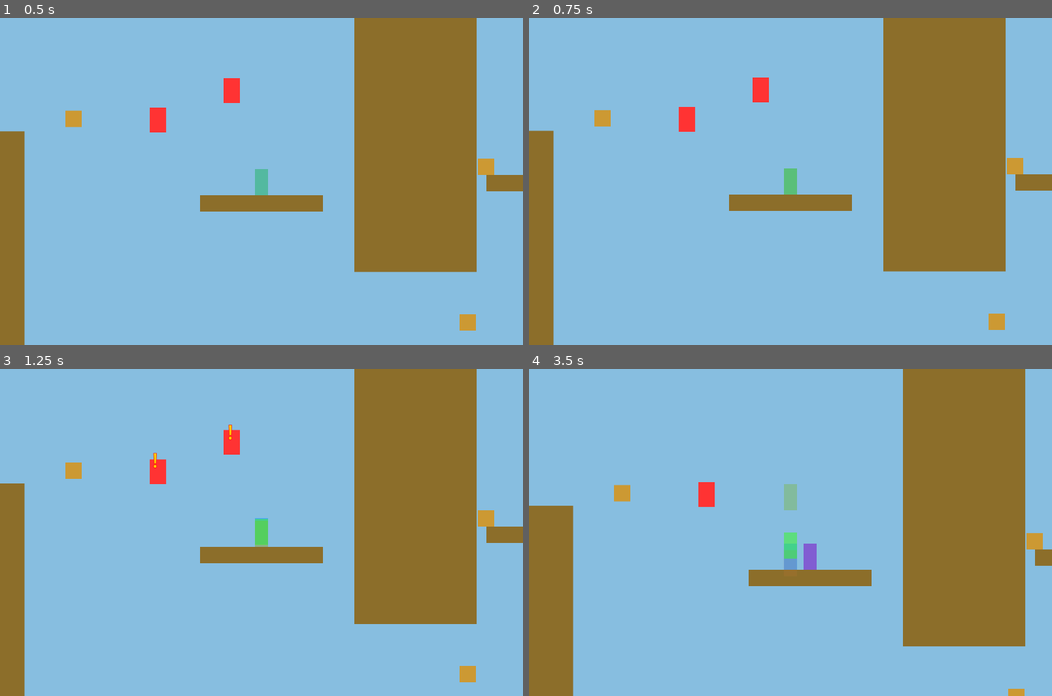
Above: before the commit, frames 1-4 (two rows, left to right).
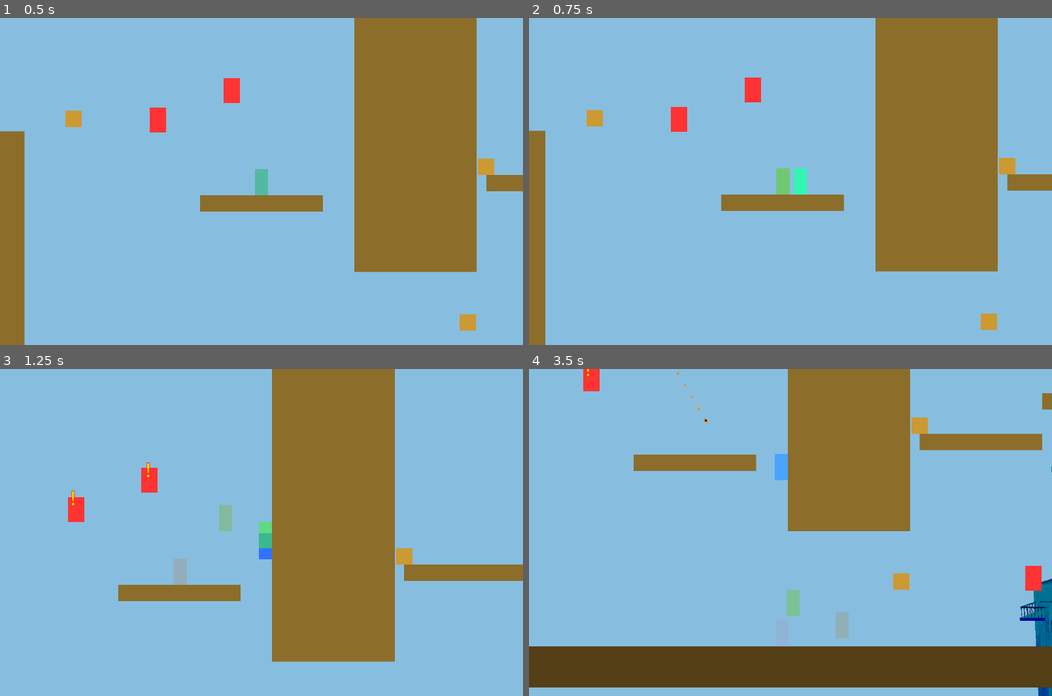
Above: after the commit, the same moments.

Repository: WenyeZhou51/MinuteMark
Game: Godot game, scene res://level.tscn
The game is run twice, just before and just after one commit, with the same random seed, the same clock (stepped at 60 frames per second) and the same inputs. Sound files missing from this copy of the repository are replaced by a short silence.
Inputs (mouse positions are in pixels of both pictures, inside the frame that each line leads up to):
- Up to frame 1 (0.5 s): no input
- Up to frame 2 (0.75 s): move the mouse to (905, 165) at 0.52 s; hold D (move_right) from 0.53 s (still down); hold R (rewind) from 0.53 s (still down)
- Up to frame 3 (1.25 s): keep holding D (move_right); keep holding R (rewind); tap K (jump) at 0.77 s
- Up to frame 4 (3.5 s): move the mouse to (685, 548) at 1.27 s; release D (move_right) at 1.28 s; release R (rewind) at 1.28 s; hold S (move_down) 1.28-2.03 s; tap J (melee_attack) at 1.35 s; tap K (jump) at 1.52, 3.02 s; tap R (rewind) at 1.55, 3.05 s; move the mouse to (842, 460) at 2.02 s; hold D (move_right) 2.03-2.78 s; hold R (rewind) 2.03-2.78 s; move the mouse to (764, 597) at 2.77 s; hold W (move_up) from 2.78 s (still down); tap Shift (run) at 2.85 s

Frame 1 is identical in both runs. In frame 2, 4.9% of the frame differs, in the area x 3-95%, y 0-100%; in frame 3, 34%; in frame 4, 51%, in the area x 0-100%, y 0-100%.

Commit message:
rewind preview and cancel: hold R to enter slowmo and preview rewind, release R to rewind, press E during preview to cancel rewind. 3 second time to auto cancel preview.

Diff:
--- a/player.gd
+++ b/player.gd
@@ -159,6 +159,14 @@
 @export var rewind_traceback_frames: int = 5  ## Number of frames to extract for traceback animation
 @export var rewind_traceback_duration: float = 1.0  ## Duration of traceback animation in seconds
 
+@export_subgroup("Rewind Preview")
+@export var rewind_preview_time_scale: float = 0.3  ## Time scale during preview (0.3 = 30% speed)
+@export var rewind_preview_duration: float = 3.0  ## Real-time duration before auto-cancel (seconds)
+@export var rewind_preview_shadow_count: int = 5  ## Number of shadow markers to show
+@export var rewind_preview_shadow_color: Color = Color(0.3, 0.1, 0.6, 0.5)  ## Color for preview shadows (more transparent purple)
+@export var rewind_preview_line_color: Color = Color(0.5, 0.2, 0.8, 0.4)  ## Color for connecting lines
+@export var rewind_preview_allow_movement: bool = true  ## Whether player can move during preview
+
 # Internal state variables
 var is_jump_held: bool = false  # Is jump button currently held
 var is_jumping: bool = false  # Is player currently in jump state
@@ -270,6 +278,17 @@
 var rewind_target_state: Dictionary = {}  # Target state to restore after traceback
 var rewind_shadow_path: Array[Dictionary] = []  # Path data for shadow (stored during traceback)
 
+# Rewind preview state variables
+var is_rewind_previewing: bool = false  # Is player in slow-motion preview state
+var rewind_preview_timer: float = 0.0  # Real-time timer for 3-second expiration
+var rewind_preview_path_shadows: Array[Node2D] = []  # Array of shadow marker nodes
+var rewind_preview_path_lines: Array[Line2D] = []  # Array of lines connecting shadows
+var rewind_preview_frames: Array[Dictionary] = []  # Frames extracted for preview visualization
+var rewind_preview_original_time_scale: float = 1.0  # Store original time scale before preview
+var rewind_preview_update_timer: float = 0.0  # Timer for updating preview path
+var rewind_preview_update_interval: float = 0.05  # Update preview path every 0.05 seconds (20 times per second)
+var rewind_preview_just_ended: bool = false  # Flag to prevent immediate restart after expiration/cancel
+
 # Component references
 @onready var coyote_timer: Timer = $CoyoteTimer
 @onready var jump_buffer_timer: Timer = $JumpBufferTimer
@@ -425,6 +444,15 @@
 		if slam_freeze_timer <= 0:
 			_end_slam_freeze()
 
+	# 0. Process Rewind Preview (if active, handle preview state)
+	# Note: Input handling for cancel/execute happens later in the function
+	if is_rewind_previewing:
+		_process_rewind_preview(delta)
+		# Allow movement during preview if enabled
+		if not rewind_preview_allow_movement:
+			# Frozen during preview - skip movement but still process input later
+			velocity = Vector2.ZERO
+
 	# 1. Process Input
 	var input_vector := _get_input_vector()
 
@@ -453,15 +481,44 @@
 			# Air dash (only if available)
 			_start_air_dash(input_vector.x)
 
-	# Handle rewind input
-	if rewind_enabled and Input.is_action_just_pressed("rewind") and rewind_cooldown_timer <= 0:
-		print("[REWIND] Rewind input detected!")
+	# Handle cancel input (E key) - check this first, regardless of cooldown
+	# Use both just_pressed and pressed to be more reliable during slow-motion
+	if is_rewind_previewing and (Input.is_action_just_pressed("rewind_cancel") or Input.is_action_pressed("rewind_cancel")):
+		print("[REWIND] Cancel pressed, ending preview")
+		rewind_preview_just_ended = true
+		_end_rewind_preview()
+		# After canceling, skip the rest of physics processing this frame
+		if not rewind_preview_allow_movement:
+			move_and_slide()
+			_post_movement_updates()
+			return
+
+	# Handle rewind input (hold for preview, release for rewind)
+	if rewind_enabled and rewind_cooldown_timer <= 0:
 		# Don't allow rewind during certain states
 		if not is_stunned and not is_slam_frozen and not is_rewind_tracing:
-			print("[REWIND] Starting traceback...")
-			_start_rewind_traceback()
-		else:
-			print("[REWIND] Blocked by state - is_stunned: ", is_stunned, ", is_slam_frozen: ", is_slam_frozen, ", is_rewind_tracing: ", is_rewind_tracing)
+			# Reset the "just ended" flag if R is released
+			if not Input.is_action_pressed("rewind"):
+				rewind_preview_just_ended = false
+
+			# Check for hold (enter preview) or release (execute rewind)
+			if Input.is_action_just_pressed("rewind") and not is_rewind_previewing and not rewind_preview_just_ended:
+				# Just pressed R - start preview
+				_start_rewind_preview()
+			elif Input.is_action_pressed("rewind") and not is_rewind_previewing and not rewind_preview_just_ended:
+				# Holding R but preview not started yet - start it
+				_start_rewind_preview()
+			elif Input.is_action_just_released("rewind") and is_rewind_previewing:
+				# Released R while previewing - execute rewind
+				print("[REWIND] Released R during preview, executing rewind")
+				_end_rewind_preview()
+				_start_rewind_traceback()
+
+	# Skip movement if previewing and movement not allowed (after processing input)
+	if is_rewind_previewing and not rewind_preview_allow_movement:
+		move_and_slide()
+		_post_movement_updates()
+		return
 
 	# Update run state based on speed (sprint state when speed exceeds threshold)
 	var current_speed = velocity.length()
@@ -2882,6 +2939,180 @@
 	rewind_cooldown_timer = rewind_cooldown
 
 
+# ====================================
+# REWIND PREVIEW MECHANICS
+# ====================================
+
+func _create_preview_path_visualization() -> void:
+	"""Create shadow markers and connecting lines for preview visualization."""
+	# Clear any existing visualization
+	_clear_preview_path_visualization()
+
+	if rewind_preview_frames.is_empty():
+		return
+
+	# Create shadow markers
+	for i in range(rewind_preview_frames.size()):
+		var frame = rewind_preview_frames[i]
+		if frame.is_empty():
+			continue
+
+		# Create Node2D for shadow marker
+		var shadow_marker = Node2D.new()
+		shadow_marker.name = "PreviewShadow" + str(i)
+		shadow_marker.global_position = frame["position"]
+
+		# Create Polygon2D for visual
+		var polygon = Polygon2D.new()
+		polygon.color = rewind_preview_shadow_color
+		polygon.polygon = PackedVector2Array([Vector2(-16, -32), Vector2(16, -32), Vector2(16, 32), Vector2(-16, 32)])
+		shadow_marker.add_child(polygon)
+
+		# Add to scene tree
+		get_parent().add_child(shadow_marker)
+		rewind_preview_path_shadows.append(shadow_marker)
+
+	# Create connecting lines
+	for i in range(rewind_preview_path_shadows.size() - 1):
+		var line = Line2D.new()
+		line.name = "PreviewLine" + str(i)
+		line.width = 3.0
+		line.default_color = rewind_preview_line_color
+
+		# Set line points connecting consecutive shadows
+		var start_pos = rewind_preview_path_shadows[i].global_position
+		var end_pos = rewind_preview_path_shadows[i + 1].global_position
+		line.points = PackedVector2Array([start_pos, end_pos])
+
+		# Add to scene tree
+		get_parent().add_child(line)
+		rewind_preview_path_lines.append(line)
+
+
+func _update_preview_path_visualization() -> void:
+	"""Update preview path visualization - re-extract frames and update shadows/lines."""
+	# Re-extract frames from current state (player may have moved)
+	var target_time = game_time - rewind_time
+	if target_time < 0:
+		return
+
+	# Extract fresh frames
+	var new_frames = _extract_traceback_frames(target_time, game_time, rewind_preview_shadow_count)
+	if new_frames.is_empty():
+		return
+
+	rewind_preview_frames = new_frames
+
+	# Update shadow positions
+	for i in range(min(rewind_preview_frames.size(), rewind_preview_path_shadows.size())):
+		var frame = rewind_preview_frames[i]
+		if not frame.is_empty() and is_instance_valid(rewind_preview_path_shadows[i]):
+			rewind_preview_path_shadows[i].global_position = frame["position"]
+
+	# Update line positions
+	for i in range(rewind_preview_path_lines.size()):
+		if i < rewind_preview_path_shadows.size() - 1:
+			var start_pos = rewind_preview_path_shadows[i].global_position
+			var end_pos = rewind_preview_path_shadows[i + 1].global_position
+			if is_instance_valid(rewind_preview_path_lines[i]):
+				rewind_preview_path_lines[i].points = PackedVector2Array([start_pos, end_pos])
+
+
+func _clear_preview_path_visualization() -> void:
+	"""Remove all preview shadow markers and lines."""
+	# Remove shadows
+	for shadow in rewind_preview_path_shadows:
+		if is_instance_valid(shadow):
+			shadow.queue_free()
+	rewind_preview_path_shadows.clear()
+
+	# Remove lines
+	for line in rewind_preview_path_lines:
+		if is_instance_valid(line):
+			line.queue_free()
+	rewind_preview_path_lines.clear()
+
+
+func _start_rewind_preview() -> void:
+	"""Enter slow-motion preview state - show rewind path visualization."""
+	if not rewind_enabled:
+		return
+
+	# Check if we have enough history
+	var target_time = game_time - rewind_time
+	if target_time < 0:
+		# Not enough history available
+		return
+
+	# Extract frames for preview visualization (same as traceback)
+	rewind_preview_frames = _extract_traceback_frames(target_time, game_time, rewind_preview_shadow_count)
+
+	if rewind_preview_frames.is_empty():
+		# Can't create preview without frames
+		return
+
+	# Store original time scale
+	rewind_preview_original_time_scale = Engine.time_scale
+
+	# Set slow-motion time scale
+	Engine.time_scale = rewind_preview_time_scale
+
+	# Create visualization
+	_create_preview_path_visualization()
+
+	# Start preview state
+	is_rewind_previewing = true
+	rewind_preview_timer = 0.0
+
+	print("[REWIND PREVIEW] Started preview with ", rewind_preview_frames.size(), " frames")
+
+
+func _process_rewind_preview(delta: float) -> void:
+	"""Process the rewind preview state - update timer and handle expiration."""
+	# Check for cancel input - use both just_pressed and pressed to be more reliable
+	if Input.is_action_just_pressed("rewind_cancel") or (Input.is_action_pressed("rewind_cancel") and not Input.is_action_pressed("rewind")):
+		print("[REWIND PREVIEW] Cancel pressed in preview process, ending preview")
+		rewind_preview_just_ended = true
+		_end_rewind_preview()
+		return
+
+	# Use real-time delta (divide by time_scale to get wall-clock time)
+	# But we need to use unscaled delta for the timer since we want real-time seconds
+	var real_delta = delta / Engine.time_scale if Engine.time_scale > 0 else delta
+	rewind_preview_timer += real_delta
+	rewind_preview_update_timer += real_delta
+
+	# Check for expiration (3 real-time seconds)
+	if rewind_preview_timer >= rewind_preview_duration:
+		print("[REWIND PREVIEW] Preview expired after ", rewind_preview_duration, " seconds (timer: ", rewind_preview_timer, ")")
+		rewind_preview_just_ended = true
+		_end_rewind_preview()
+		return
+
+	# Update visualization more frequently (every update_interval seconds)
+	if rewind_preview_update_timer >= rewind_preview_update_interval:
+		rewind_preview_update_timer = 0.0
+		_update_preview_path_visualization()
+
+
+func _end_rewind_preview() -> void:
+	"""Exit preview state - restore time scale and cleanup visualization."""
+	is_rewind_previewing = false
+	rewind_preview_timer = 0.0
+	rewind_preview_update_timer = 0.0
+
+	# Restore original time scale
+	Engine.time_scale = rewind_preview_original_time_scale
+
+	# Clear visualization
+	_clear_preview_path_visualization()
+
+	# Clear frame data
+	rewind_preview_frames = []
+
+	print("[REWIND PREVIEW] Ended preview, restored time scale to ", Engine.time_scale)
+
+
 func _perform_rewind() -> void:
 	"""Perform the rewind action - restore player state and spawn animated shadow."""
 	# This function is kept for fallback cases, but normally _start_rewind_traceback() is used
--- a/project.godot
+++ b/project.godot
@@ -86,3 +86,8 @@
 "events": [Object(InputEventKey,"resource_local_to_scene":false,"resource_name":"","device":-1,"window_id":0,"alt_press …(192 unchanged characters)…
 ]
 }
+rewind_cancel={
+"deadzone": 0.5,
+"events": [Object(InputEventKey,"resource_local_to_scene":false,"resource_name":"","device":-1,"window_id":0,"alt_pressed":false,"shift_pressed":false,"ctrl_pressed":false,"meta_pressed":false,"pressed":false,"keycode":0,"physical_keycode":69,"key_label":0,"unicode":101,"location":0,"echo":false,"script":null)
+]
+}
